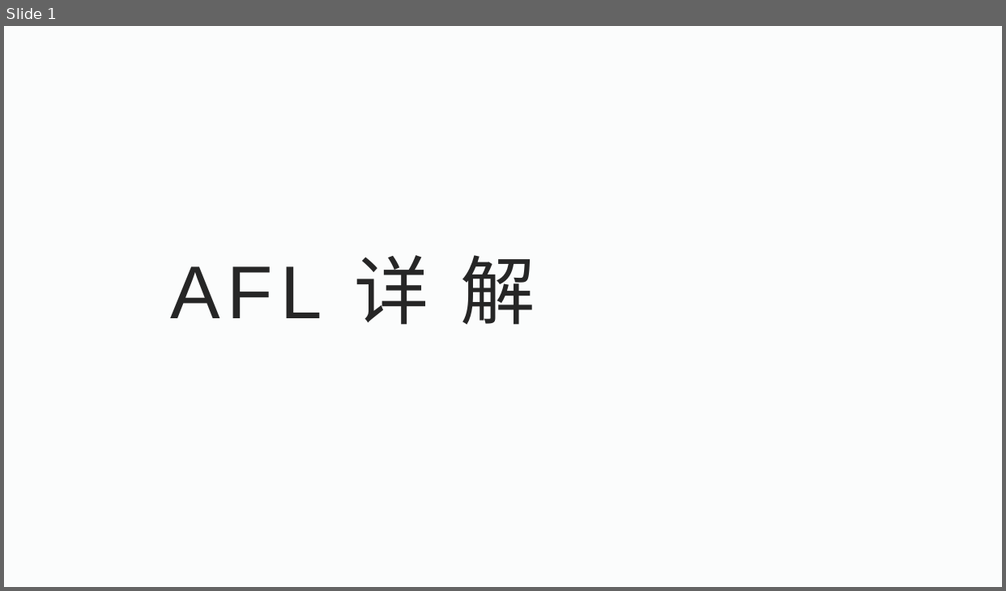
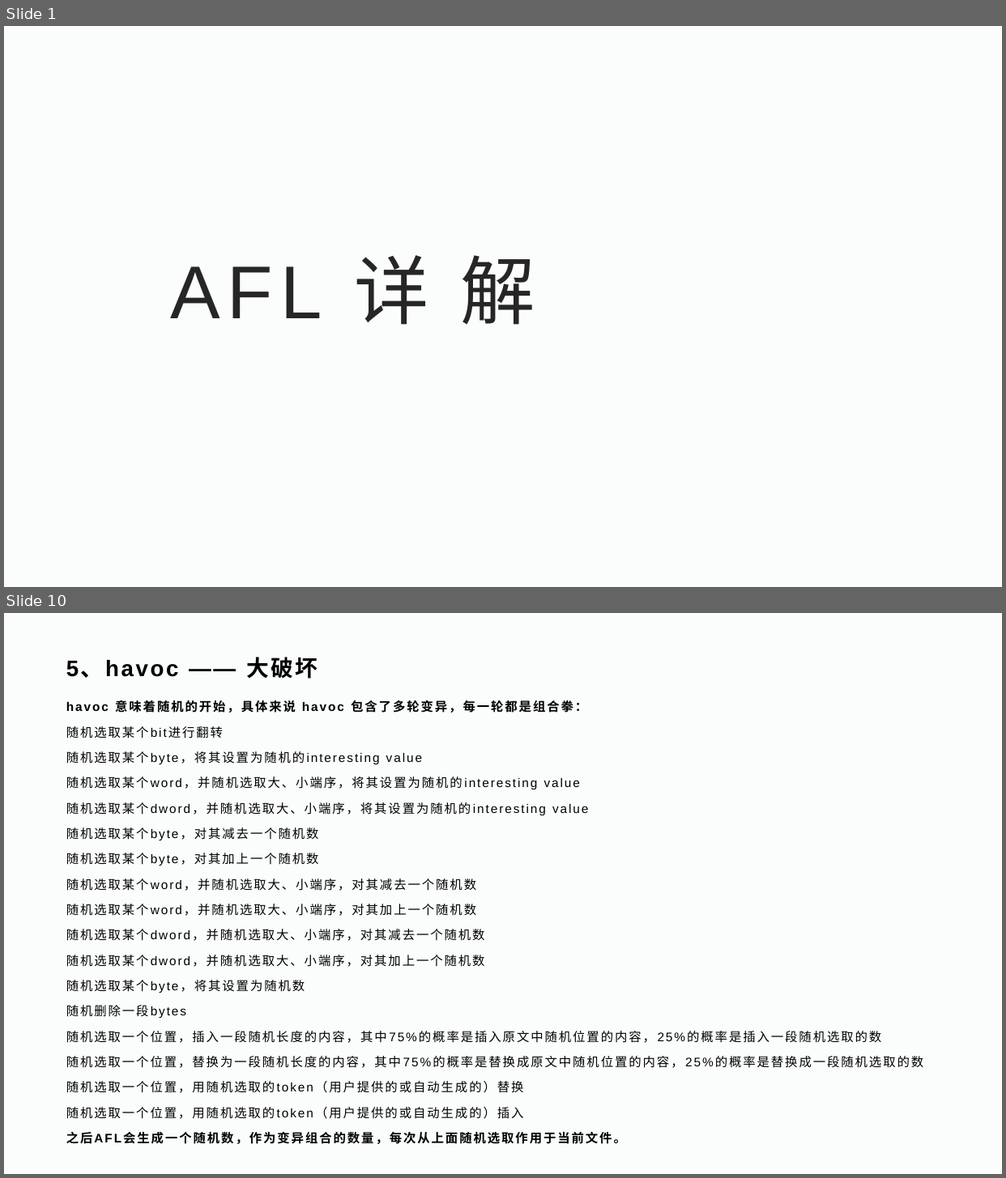
Before and after one commit to WayneDevMaze/Fuzzing-Introduction, a slide deck: Part2-AFL-pattern/AFL详解.pptx. Shown one above the other, each under a label of ours: slide 1 before the commit, slides 1 and 10 after it; the slides between them are not shown. The pictures are 1006x591 and 1006x1178 pixels, drawn with LibreOffice and Linux fonts; fonts in the diff are those of the drawing; background and template pictures are left out. Boxes give left, top, right and bottom in pixels: in the first picture for what was removed or moved away, otherwise in the second. Text is boxed around its words. In the diff, an @@ line names an element or a change of style, - is before the commit and + after.

```diff
--- a/Part2-AFL-pattern/AFL详解.pptx
+++ b/Part2-AFL-pattern/AFL详解.pptx
@@ slide 10 added at (x1=4, y1=613, x2=1002, y2=1174), background #FBFCFC @@
@@ title added at (x1=66, y1=657, x2=317, y2=679), 21.6 pt, text #000000, bold @@
+5、havoc —— 大破坏
@@ text added at (x1=66, y1=700, x2=924, y2=1144), 12 pt, text #000000 @@
+havoc 意味着随机的开始，具体来说 havoc 包含了多轮变异，每一轮都是组合拳：
+随机选取某个bit进行翻转
+随机选取某个byte，将其设置为随机的interesting value
+随机选取某个word，并随机选取大、小端序，将其设置为随机的interesting value
+随机选取某个dword，并随机选取大、小端序，将其设置为随机的interesting value
+随机选取某个byte，对其减去一个随机数
+随机选取某个byte，对其加上一个随机数
+随机选取某个word，并随机选取大、小端序，对其减去一个随机数
+随机选取某个word，并随机选取大、小端序，对其加上一个随机数
+随机选取某个dword，并随机选取大、小端序，对其减去一个随机数
+随机选取某个dword，并随机选取大、小端序，对其加上一个随机数
+随机选取某个byte，将其设置为随机数
+随机删除一段bytes
+随机选取一个位置，插入一段随机长度的内容，其中75%的概率是插入原文中随机位置的内容，25%的概率是插入一段随机选取的数
+随机选取一个位置，替换为一段随机长度的内容，其中75%的概率是替换成原文中随机位置的内容，25%的概率是替换成一段随机选取的数
+随机选取一个位置，用随机选取的token（用户提供的或自动生成的）替换
+随机选取一个位置，用随机选取的token（用户提供的或自动生成的）插入
+之后AFL会生成一个随机数，作为变异组合的数量，每次从上面随机选取作用于当前文件。
```
Also in this commit, not shown: 1 slide changed, 12 other slides added, 1 other file.
